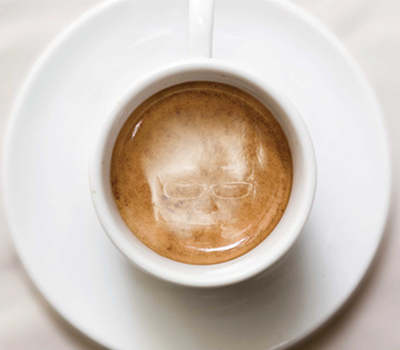
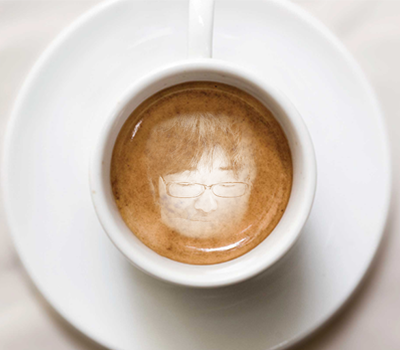
Before/after of a 400x350 layered artwork. What changed in the layer stack:
added layer "Layer 3" above "Layer 2" over [139, 111, 264, 242]
hid "Layer 2" over [139, 107, 266, 246]
